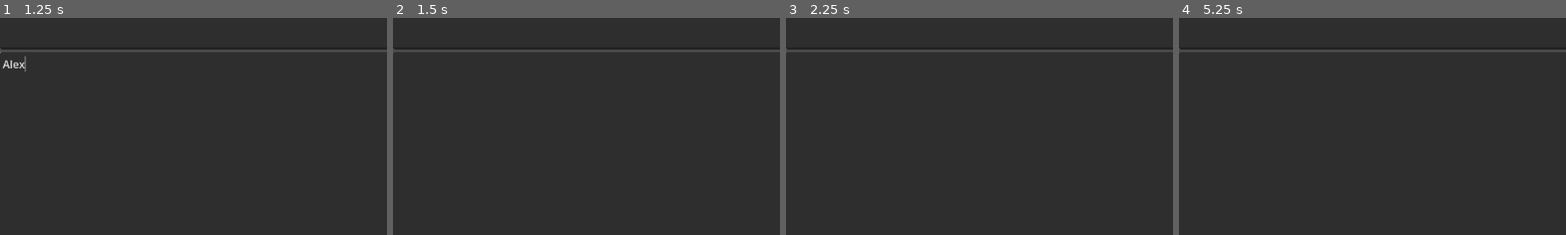
Above: before the commit, frames 1-4 (left to right).
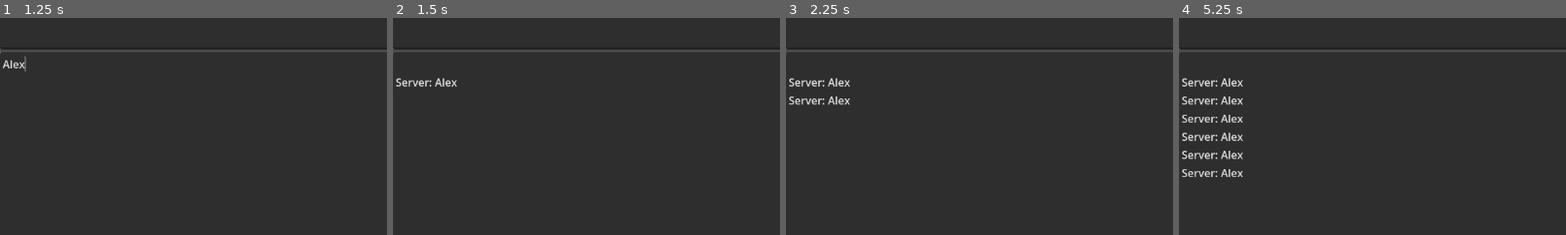
Above: after the commit, the same moments.

Repository: Dimlock/mp_test
Game: Godot game, scene res://chat.tscn
Two runs of this game, one before a commit and one after it. Both use one fixed random seed, a clock stepped at 60 frames per second and the inputs below. This scene is started directly instead of the project's main scene.
Inputs (mouse positions are % of the whole screen's width and height, from its top left):
- Up to frame 1 (1.25 s): click (37, 12) at 0.52 s; type "Alex" at 0.6 s; click (50, 63) at 0.75 s; type "Alex" at 0.83 s
- Up to frame 2 (1.5 s): click "Отправить" at 1.25 s
- Up to frame 3 (2.25 s): click "Отправить" at 2 s
- Up to frame 4 (5.25 s): click "Отправить" at 2.75 s; tap Enter at 3.5, 5 s; tap Space at 4.25 s
The pictures show only the part of the screen within x 0-50%, y 18-67%; the shares and areas given below are measured in that part.

Frame 1 is identical in both runs. In frame 2, 0.3% of the frame differs, in the area x 0-17%, y 27-32%; in frame 3, 0.6%; in frame 4, 1.9%, in the area x 0-17%, y 27-74%.
Error before the commit: Invalid operands 'String' and 'Nil' in operator '+'. (res://network.gd:24)

Commit message:
Перенес логику чата в отдельный компонент

Diff:
--- a/chat.gd
+++ b/chat.gd
@@ -5,18 +5,15 @@
 
 # Called when the node enters the scene tree for the first time.
 func _ready() -> void:
-	pass # Replace with function body.
+	NetworkChatManager.chat_history_changed.connect(_on_chat_history_changed)
 
-
-# Called every frame. 'delta' is the elapsed time since the previous frame.
-func _process(delta: float) -> void:
-	pass
 
 
 func _on_send_pressed() -> void:
-	Network.get_message.rpc(message_text.text)
-	update_chat.rpc()
+	if not multiplayer.is_server():
+		NetworkChatManager.send_message.rpc_id(1, message_text.text)
+	else:
+		NetworkChatManager.chat_history += "\nServer: " + message_text.text
 
-@rpc("any_peer","call_local")
-func update_chat():
-	chat_text.text = Network.chat_history
+func _on_chat_history_changed(message):
+	chat_text.text = message
--- a/main.gd
+++ b/main.gd
@@ -1,10 +1,4 @@
 extends Control
-
-
-
-# Called every frame. 'delta' is the elapsed time since the previous frame.
-func _process(delta: float) -> void:
-	pass
 
 
 func _on_host_pressed() -> void:
--- a/network.gd
+++ b/network.gd
@@ -3,32 +3,26 @@
 @export var chat_scene: PackedScene
 
 var peers = []
-var chat_history = ""
 
 # Called when the node enters the scene tree for the first time.
 func _ready() -> void:
 	multiplayer.peer_connected.connect(_on_peer_connected)
 
-# Called every frame. 'delta' is the elapsed time since the previous frame.
-func _process(delta: float) -> void:
-	pass
+
 
 func _on_peer_connected(id):
 	if multiplayer.is_server():
 		peers.append({"Name": "Player" + str(id), "id": id})
 		if peers.size() == 2:
-			change_scene.rpc(peers)
+			change_scene.rpc()
 
-@rpc("any_peer", "call_local")
-func get_message(message: String) -> void:
-	chat_history += "\n" + get_nickname(multiplayer.get_remote_sender_id()) + ": " + message
 
-func get_nickname(id):
+@rpc("call_local")
+func change_scene():
+	get_tree().change_scene_to_packed(chat_scene)
+
+
+func find_peer_nickname(id):
 	for peer in peers:
 		if peer["id"] == id:
 			return peer["Name"]
-
-@rpc("call_local")
-func change_scene(p):
-	peers = p
-	get_tree().change_scene_to_packed(chat_scene)
--- a/network.tscn
+++ b/network.tscn
@@ -1,8 +1,16 @@
-[gd_scene load_steps=3 format=3 uid="uid://bun7gu256h5br"]
+[gd_scene load_steps=4 format=3 uid="uid://bun7gu256h5br"]
 
 [ext_resource type="Script" uid="uid://dyl2c5kolmf3q" path="res://network.gd" id="1_n0pfp"]
 [ext_resource type="PackedScene" uid="uid://bs7q8ygmbtyyt" path="res://chat.tscn" id="2_3lcwk"]
 
+[sub_resource type="SceneReplicationConfig" id="SceneReplicationConfig_n0pfp"]
+properties/0/path = NodePath(".:peers")
+properties/0/spawn = false
+properties/0/replication_mode = 1
+
 [node name="Network" type="Node"]
 script = ExtResource("1_n0pfp")
 chat_scene = ExtResource("2_3lcwk")
+
+[node name="MultiplayerSynchronizer" type="MultiplayerSynchronizer" parent="."]
+replication_config = SubResource("SceneReplicationConfig_n0pfp")
--- /dev/null
+++ b/network_chat_manager.gd
@@ -0,0 +1,13 @@
+extends Node
+
+signal chat_history_changed(message)
+
+
+var chat_history = "":
+	set(value):
+		chat_history = value
+		chat_history_changed.emit(value)
+
+@rpc("any_peer")
+func send_message(message):
+	chat_history += "\n" + Network.find_peer_nickname(multiplayer.get_remote_sender_id()) + ": " + message
--- /dev/null
+++ b/network_chat_manager.tscn
@@ -0,0 +1,14 @@
+[gd_scene load_steps=3 format=3 uid="uid://ny3jfu5fpmxu"]
+
+[ext_resource type="Script" uid="uid://3rklucf78r5m" path="res://network_chat_manager.gd" id="1_3dr4d"]
+
+[sub_resource type="SceneReplicationConfig" id="SceneReplicationConfig_2wucn"]
+properties/0/path = NodePath(".:chat_history")
+properties/0/spawn = false
+properties/0/replication_mode = 2
+
+[node name="NetworkChatManager" type="Node"]
+script = ExtResource("1_3dr4d")
+
+[node name="MultiplayerSynchronizer" type="MultiplayerSynchronizer" parent="."]
+replication_config = SubResource("SceneReplicationConfig_2wucn")
--- a/project.godot
+++ b/project.godot
@@ -18,6 +18,7 @@
 [autoload]
 
 Network="*res://network.tscn"
+NetworkChatManager="*res://network_chat_manager.tscn"
 
 [rendering]
 
Not shown, added: network_chat_manager.gd.uid
